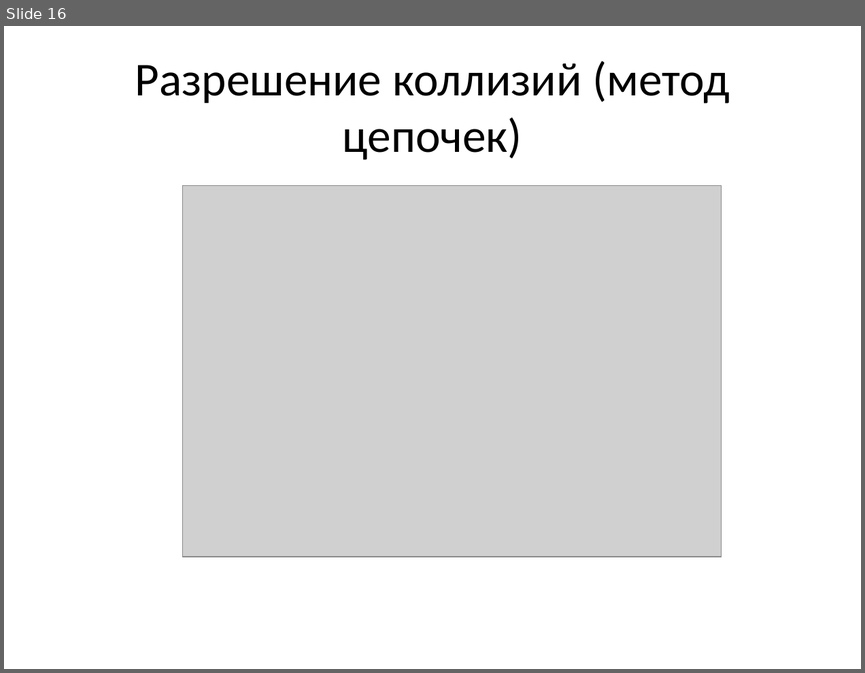
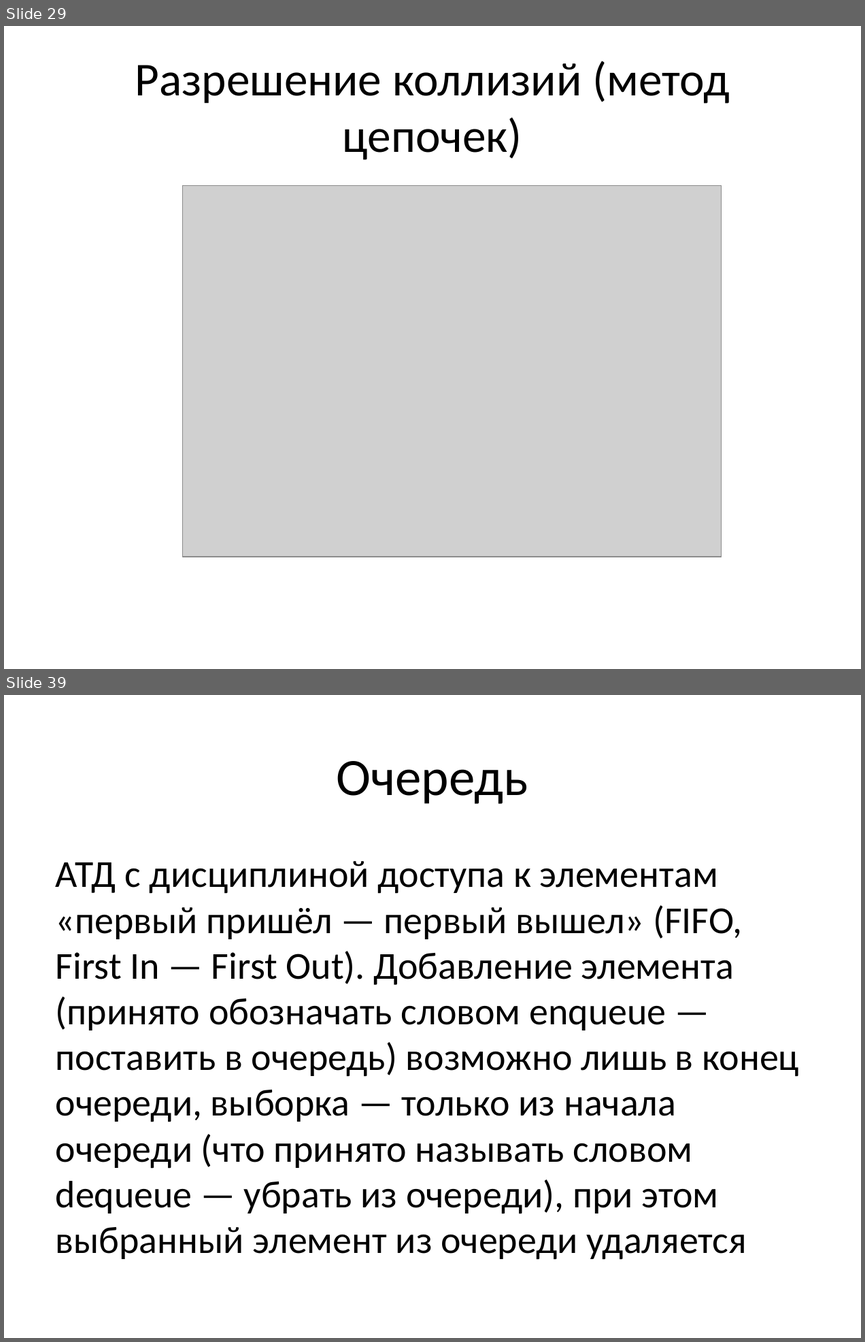
Before and after one commit to smoly-kuzstu/lections, a slide deck: lections/lesson05/Lection5.pptx. Shown one above the other, each under a label of ours: slide 16 before the commit, slides 29 and 39 after it; the slides between them are not shown. The pictures are 865x673 and 865x1342 pixels, drawn with LibreOffice and Linux fonts; fonts in the diff are those of the drawing; grey boxes stand for pictures. Boxes give left, top, right and bottom in pixels: in the first picture for what was removed or moved away, otherwise in the second. Text is boxed around its words. In the diff, an @@ line names an element or a change of style, - is before the commit and + after.

```diff
--- a/lections/lesson05/Lection5.pptx
+++ b/lections/lesson05/Lection5.pptx
@@ slide 39 added at box(4, 695, 861, 1338), background #FFFFFF @@
@@ title added at box(337, 761, 528, 804), 44 pt, text #000000 @@
+Очередь
@@ text added at box(56, 861, 799, 1259), 32 pt, text #000000 @@
+АТД с дисциплиной доступа к элементам «первый пришёл — первый вышел» (FIFO, First In — First Out). Добавление элемента (принято обозначать словом enqueue — поставить в очередь) возможно лишь в конец очереди, выборка — только из начала очереди (что принято называть словом dequeue — убрать из очереди), при этом выбранный элемент из очереди удаляется
@@ what was slide 16 is now slide 29 @@
```
Also in this commit, not shown: 6 slides changed, 25 other slides added, 4 slides removed.
